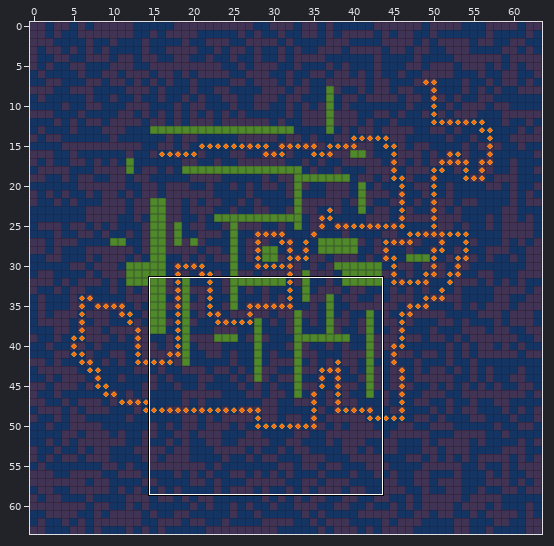
Tiled map, stored at rawAssets/testMap1.tmx. Above: a wide view before the commit, with the close-up outlined.
Close-up. The starting point:
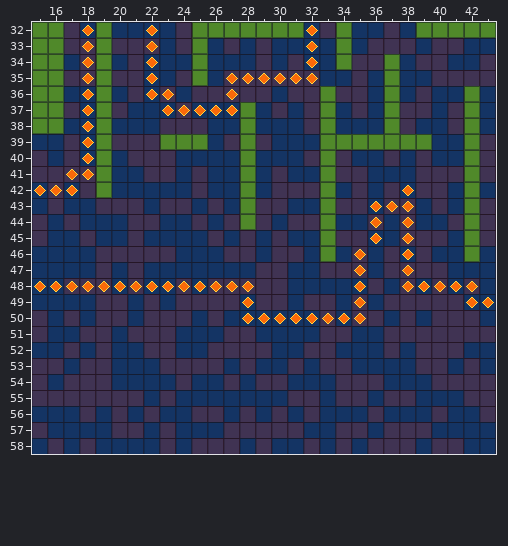
Cells are 16x16 px. Shown: x 15..43, y 32..58. The commit also changed other parts of the map, which this record leaves out.
Once edited:
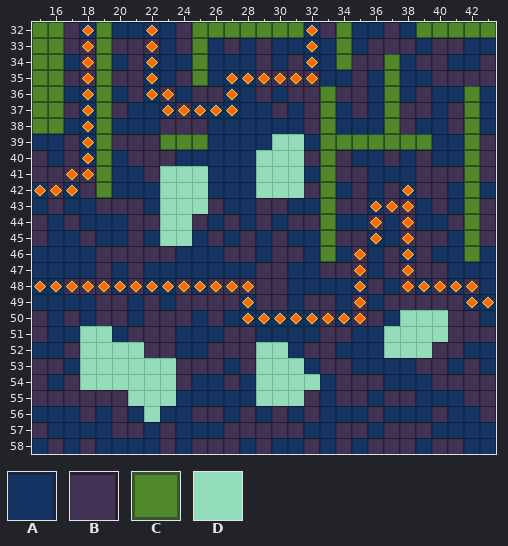
Key: from "tiles": A 2, B 3, C 5, D 6.
_ is an empty cell.
Tiles of an added or newly shown layer are drawn over the layers below it.
The edit:
Layer "ground":
y 35..36: x 27..28 BB -> AA
y 37..38: x 28 C -> A
y 39: x 27..29 BCB -> AAA
y 40..44: x 28 C -> A
Layer "Blobs" (added):
y 39: x 30..31 __ -> DD
y 40: x 29..31 ___ -> DDD
y 41..42: x 23..25 ___ -> DDD; x 29..31 ___ -> DDD
y 43: x 23..25 ___ -> DDD
y 44..45: x 23..24 __ -> DD
y 50: x 38..40 ___ -> DDD
y 51: x 18..19 __ -> DD; x 37..40 ____ -> DDDD
y 52: x 18..21 ____ -> DDDD; x 29..30 __ -> DD; x 37..39 ___ -> DDD
y 53: x 18..23 ______ -> DDDDDD; x 29..31 ___ -> DDD
y 54: x 18..23 ______ -> DDDDDD; x 29..32 ____ -> DDDD
y 55: x 21..23 ___ -> DDD; x 29..31 ___ -> DDD
y 56: x 22 _ -> D
Pixel boxes of the changes (left, top, right, bottom) in both close-ups:
changed: (224, 70, 304, 230)
added: (160, 166, 208, 246)
added: (384, 310, 448, 358)
added: (80, 326, 176, 422)
added: (256, 342, 320, 406)
